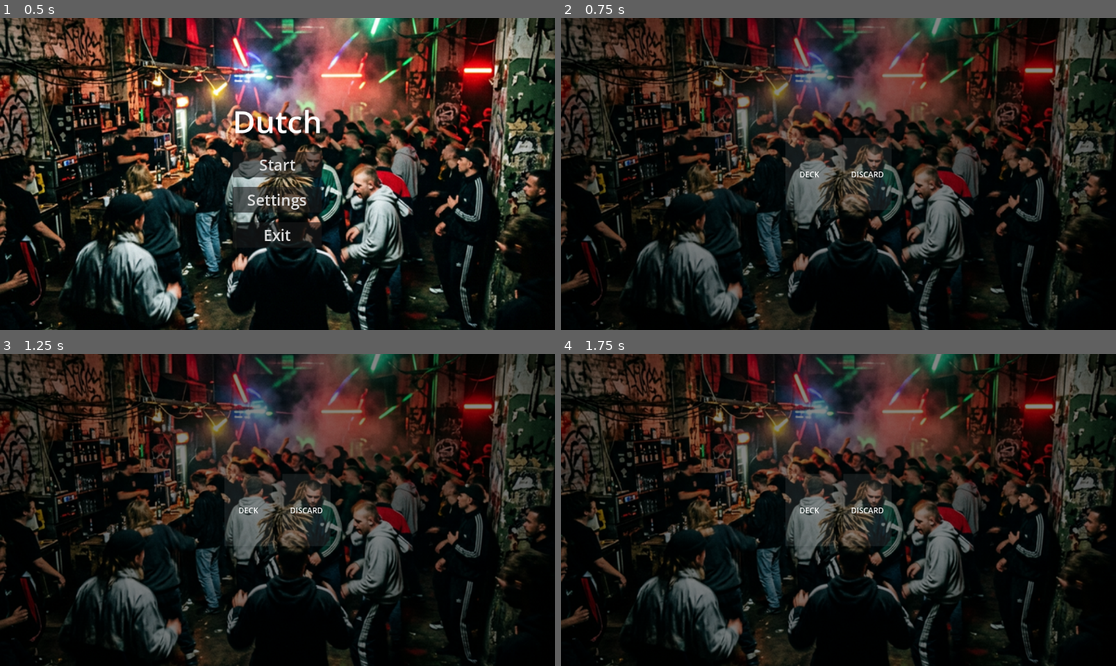
Above: before the commit, frames 1-4 (two rows, left to right).
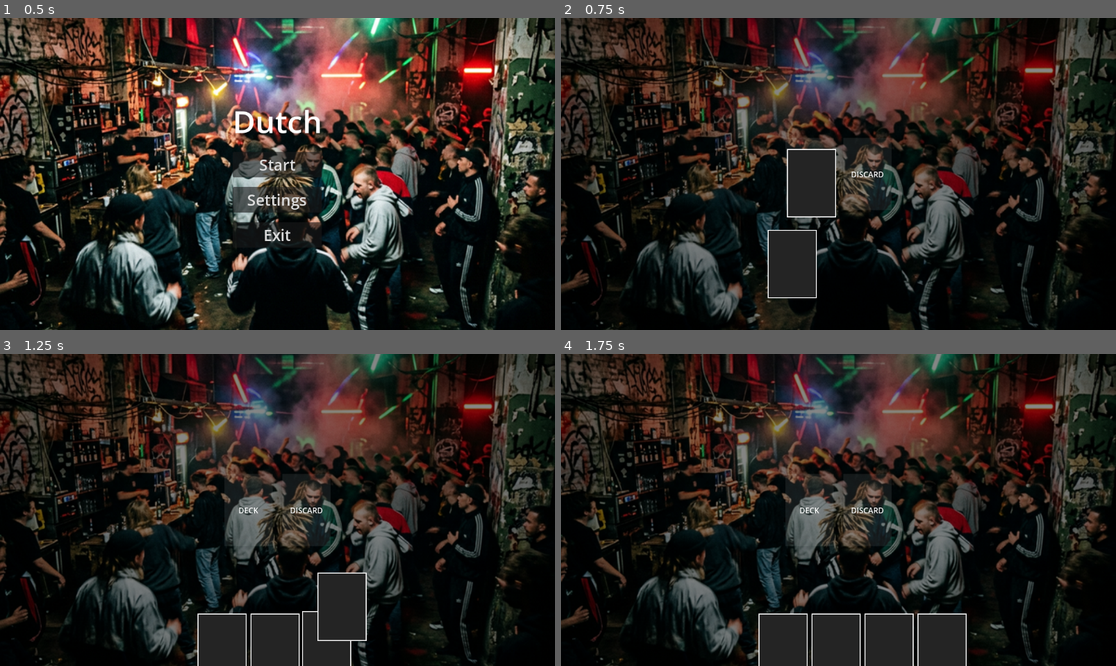
Above: after the commit, the same moments.

Repository: DinVin24/dutch
Game: Godot game, scene res://main_menu.tscn
Same seed, same stepped clock (60 frames per second), same inputs: the game is played once before the commit and once after it.
Inputs (mouse positions are in pixels of both pictures, inside the frame that each line leads up to):
- Up to frame 1 (0.5 s): no input
- Up to frame 2 (0.75 s): click "Start" at 0.5 s
- Up to frame 3 (1.25 s): no input
- Up to frame 4 (1.75 s): move the mouse to (960, 494) at 1.27 s; click (960, 494) at 1.42 s

Frame 1 is identical in both runs. In frame 2, 3.1% of the frame differs, in the area x 37-50%, y 41-90%; in frame 3, 4.8%; in frame 4, 4.9%, in the area x 35-74%, y 83-100%.
Error after the commit: Cannot call method 'show' on a null value. (res://card.gd:20)

Commit message:
Implement placeholder player cards with dealing animation

Diff:
--- a/card.gd
+++ b/card.gd
@@ -3,22 +3,24 @@
 
 signal card_clicked(card_node)
 
-@onready var front_face: TextureRect = $FrontFace
-@onready var back_face: TextureRect = $BackFace
+@onready var front_face: ColorRect = $FrontFace
+@onready var back_face: ColorRect = $BackFace
+@onready var rank_label: Label = $FrontFace/RankLabel
+@onready var suit_label: Label = $FrontFace/SuitLabel
 
 var data: CardData
 var is_flipping: bool = false
 
 func setup(p_data: CardData):
 	data = p_data
-	# In a real game, you'd load specific textures based on suit/rank
-	# For now, we'll use placeholder colors or the default icon
 	_update_visuals()
 
 func _update_visuals():
 	if data.is_face_up:
 		front_face.show()
 		back_face.hide()
+		rank_label.text = data.rank
+		suit_label.text = data.suit
 	else:
 		front_face.hide()
 		back_face.show()
--- a/card.tscn
+++ b/card.tscn
@@ -1,7 +1,6 @@
-[gd_scene load_steps=3 format=3 uid="uid://b5k8j6u8e2r8j"]
+[gd_scene load_steps=2 format=3 uid="uid://b5k8j6u8e2r8j"]
 
 [ext_resource type="Script" path="res://card.gd" id="1_script"]
-[ext_resource type="Texture2D" path="res://icon.svg" id="2_icon"]
 
 [node name="Card" type="Control"]
 custom_minimum_size = Vector2(100, 140)
@@ -43,33 +42,47 @@
 grow_vertical = 2
 mouse_filter = 2
 
-[node name="Icon" type="TextureRect" parent="FrontFace"]
+[node name="RankLabel" type="Label" parent="FrontFace"]
+layout_mode = 1
+anchors_preset = 5
+anchor_left = 0.5
+anchor_right = 0.5
+offset_left = -40.0
+offset_top = 10.0
+offset_right = 40.0
+offset_bottom = 44.0
+grow_horizontal = 2
+theme_override_colors/font_color = Color(0, 0, 0, 1)
+theme_override_font_sizes/font_size = 24
+text = "A"
+horizontal_alignment = 1
+
+[node name="SuitLabel" type="Label" parent="FrontFace"]
 layout_mode = 1
 anchors_preset = 8
 anchor_left = 0.5
 anchor_top = 0.5
 anchor_right = 0.5
 anchor_bottom = 0.5
-offset_left = -32.0
-offset_top = -32.0
-offset_right = 32.0
-offset_bottom = 32.0
+offset_left = -40.0
+offset_top = -10.0
+offset_right = 40.0
+offset_bottom = 13.0
 grow_horizontal = 2
 grow_vertical = 2
-texture = ExtResource("2_icon")
-expand_mode = 1
-
-[node name="Label" type="Label" parent="FrontFace"]
-layout_mode = 1
-anchors_preset = 5
-anchor_left = 0.5
-anchor_right = 0.5
-offset_left = -20.0
-offset_right = 20.0
-offset_bottom = 23.0
-grow_horizontal = 2
 theme_override_colors/font_color = Color(0, 0, 0, 1)
-text = "A"
+text = "Spades"
 horizontal_alignment = 1
 
+[node name="Border" type="ReferenceRect" parent="FrontFace"]
+layout_mode = 1
+anchors_preset = 15
+anchor_right = 1.0
+anchor_bottom = 1.0
+grow_horizontal = 2
+grow_vertical = 2
+border_color = Color(0, 0, 0, 1)
+border_width = 2.0
+editor_only = false
+
 [connection signal="gui_input" from="." to="." method="_on_gui_input"]
--- a/game_board.gd
+++ b/game_board.gd
@@ -8,11 +8,14 @@
 @onready var player_pos_right = $PlayerPositions/Right
 
 func _ready():
-	# For now, just print that we are ready
-	print("Game Board ready. Waiting for state manager instructions...")
+	print("Game Board: Ready. Connecting signals...")
+	GameManager.game_state_changed.connect(_on_game_state_changed)
 
-	# Connect to GameManager signals if needed
-	GameManager.game_state_changed.connect(_on_game_state_changed)
+	# Wait for a frame to ensure the UI containers have calculated their positions
+	await get_tree().process_frame
+
+	print("Game Board: Starting game...")
+	GameManager.start_game()
 
 func _on_game_state_changed(new_state):
 	match new_state:
@@ -20,5 +23,39 @@
 			_handle_initial_deal()
 
 func _handle_initial_deal():
-	print("Visual dealing: NOT YET FULLY IMPLEMENTED")
-	# This would spawn CardUI nodes and tween them to player positions
+	print("Game Board: Dealing 4 cards to Player (Bottom)...")
+	var card_scene = preload("res://card.tscn")
+	var card_spacing = 110.0
+	var total_cards = 4
+
+	# Start position: centered relative to the bottom marker
+	var start_x = player_pos_bottom.global_position.x - (card_spacing * (total_cards - 1)) / 2.0
+	var y_pos = player_pos_bottom.global_position.y
+
+	for i in range(total_cards):
+		var card_data_dict = GameManager.deck_manager.draw_card()
+		if card_data_dict.is_empty():
+			break
+
+		var card_inst = card_scene.instantiate()
+		var card_data = CardData.new()
+		card_data.suit = card_data_dict.suit
+		card_data.rank = card_data_dict.rank
+		card_data.value = card_data_dict.value
+		# In Dutch, you usually only see 2 of your 4 cards at the start,
+		# but for this test we'll show them all (face-up)
+		card_data.is_face_up = true
+
+		card_inst.setup(card_data)
+		add_child(card_inst)
+
+		# Position calculations
+		var target_pos = Vector2(start_x + (i * card_spacing), y_pos)
+		card_inst.global_position = deck_area.global_position # Spawn at deck
+
+		# Simple deal animation
+		var tween = create_tween()
+		tween.tween_property(card_inst, "global_position", target_pos, 0.4).set_trans(Tween.TRANS_QUAD).set_ease(Tween.EASE_OUT)
+
+		# Add a slight delay between cards
+		await get_tree().create_timer(0.15).timeout
